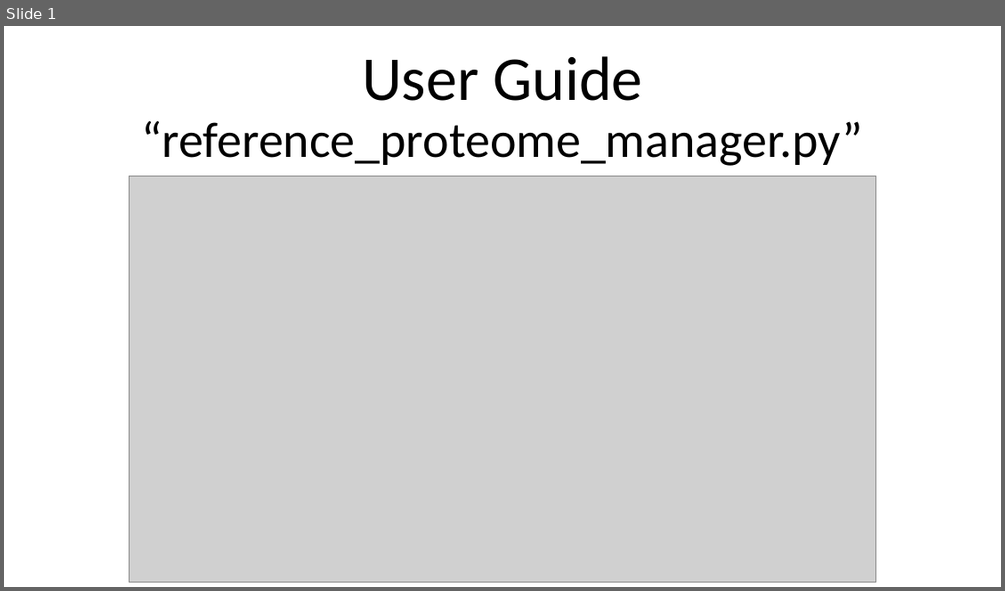
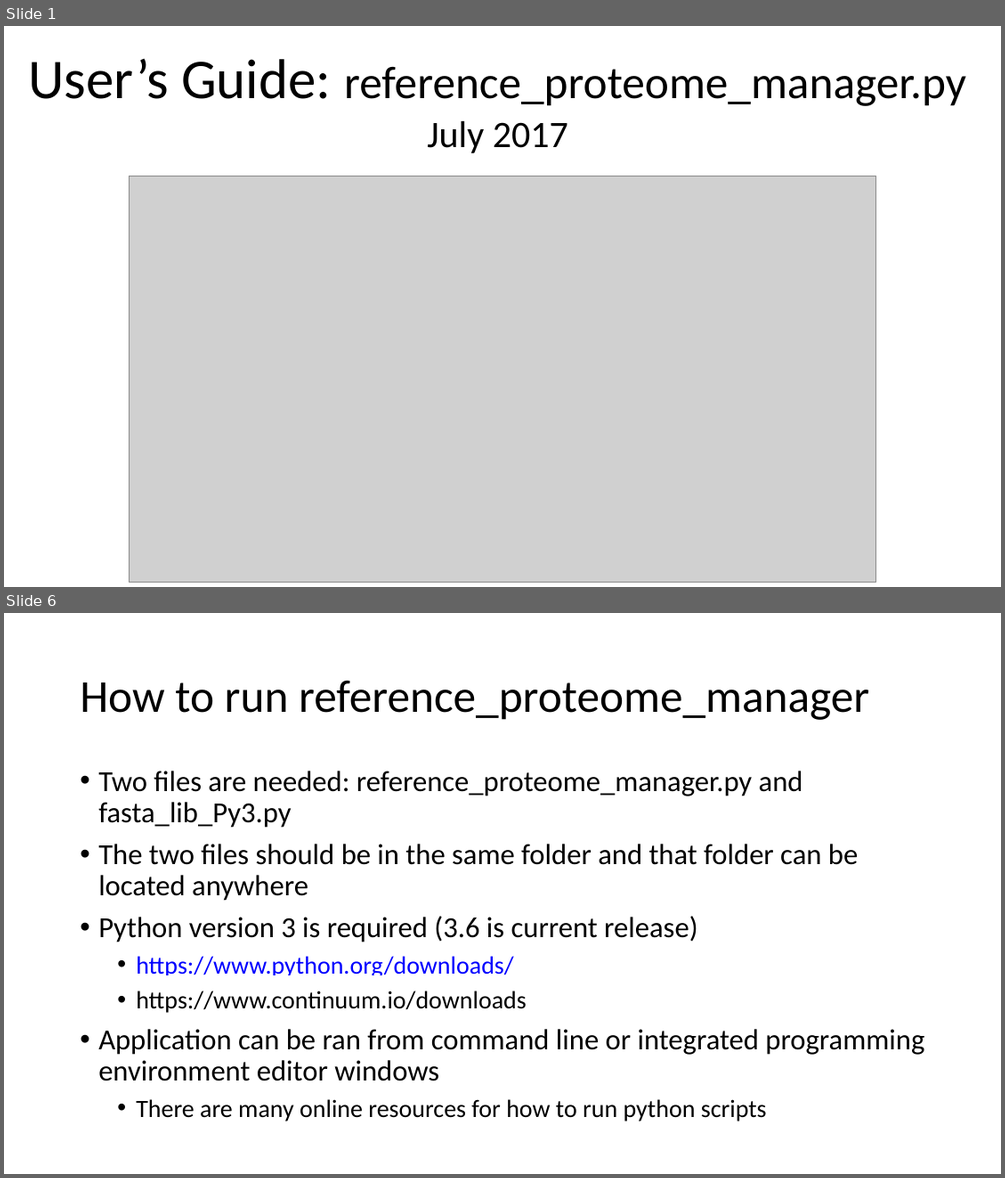
Before and after one commit to lily-liang12/Reference_Proteome_Manager, a slide deck: User Guide.pptx. Shown one above the other, each under a label of ours: slide 1 before the commit, slides 1 and 6 after it; the slides between them are not shown. The pictures are 1005x591 and 1005x1178 pixels, drawn with LibreOffice and Linux fonts; fonts in the diff are those of the drawing; grey boxes stand for pictures. Boxes give left, top, right and bottom in pixels: in the first picture for what was removed or moved away, otherwise in the second. Text is boxed around its words. In the diff, an @@ line names an element or a change of style, - is before the commit and + after.

```diff
--- a/User Guide.pptx
+++ b/User Guide.pptx
@@ slide 6 added at [4, 613, 1001, 1174], background #FFFFFF @@
@@ text added at [80, 680, 869, 720], 44 pt, text #000000 @@
+How to run reference_proteome_manager
@@ text added at [98, 771, 924, 1121], 28 pt, text #000000 @@
+• Two files are needed: reference_proteome_manager.py and fasta_lib_Py3.py
+• The two files should be in the same folder and that folder can be located anywhere
+• Python version 3 is required (3.6 is current release)
+  • https://www.python.org/downloads/
+  • https://www.continuum.io/downloads
+• Application can be ran from command line or integrated programming environment editor windows
+  • There are many online resources for how to run python scripts
@@ slide 1 changed as well @@
@@ text at [28, 58, 966, 153]: text changed; size 48 to 44 pt @@
-User Guide
-“reference_proteome_manager.py”
+User’s Guide: reference_proteome_manager.py
+July 2017
```
Also in this commit, not shown: 7 other slides changed, 4 other slides added, 2 other files.
